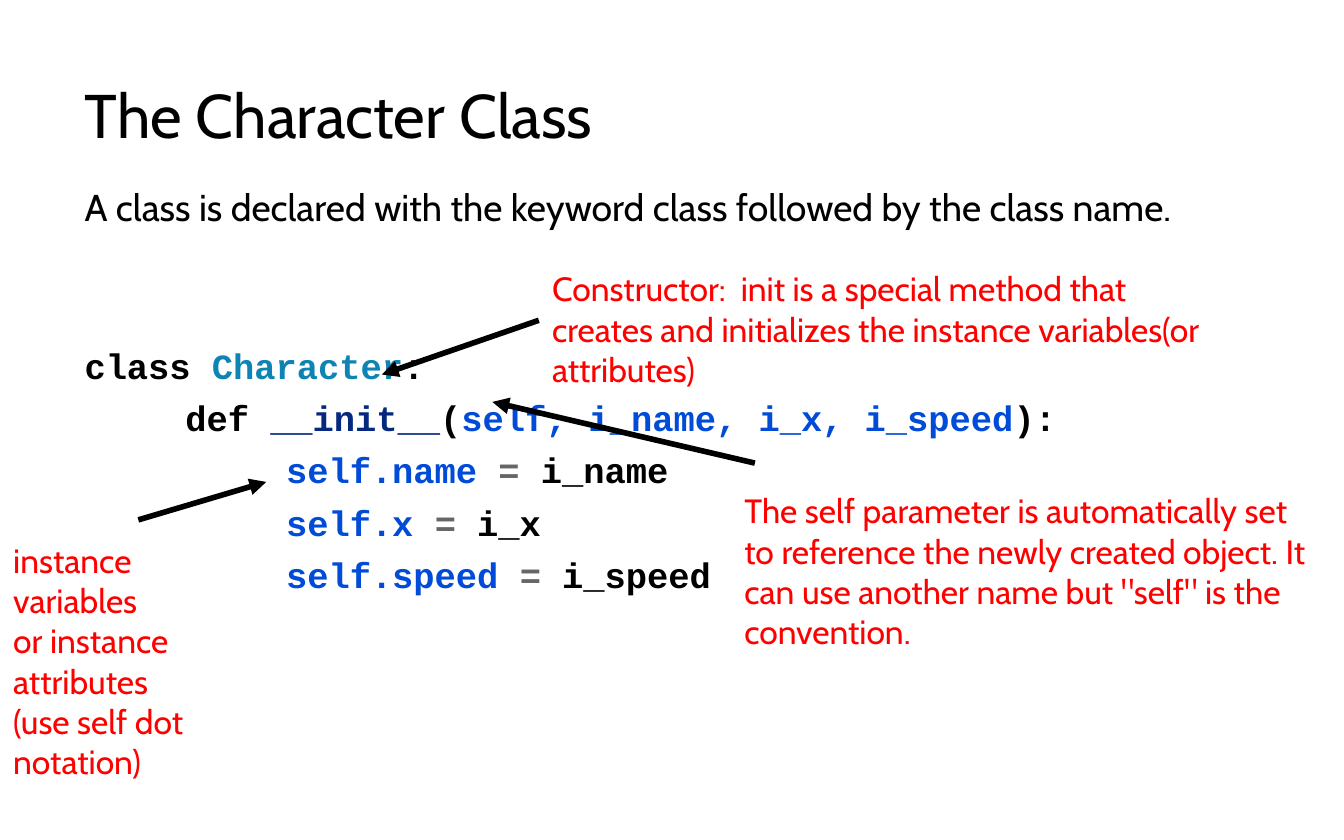
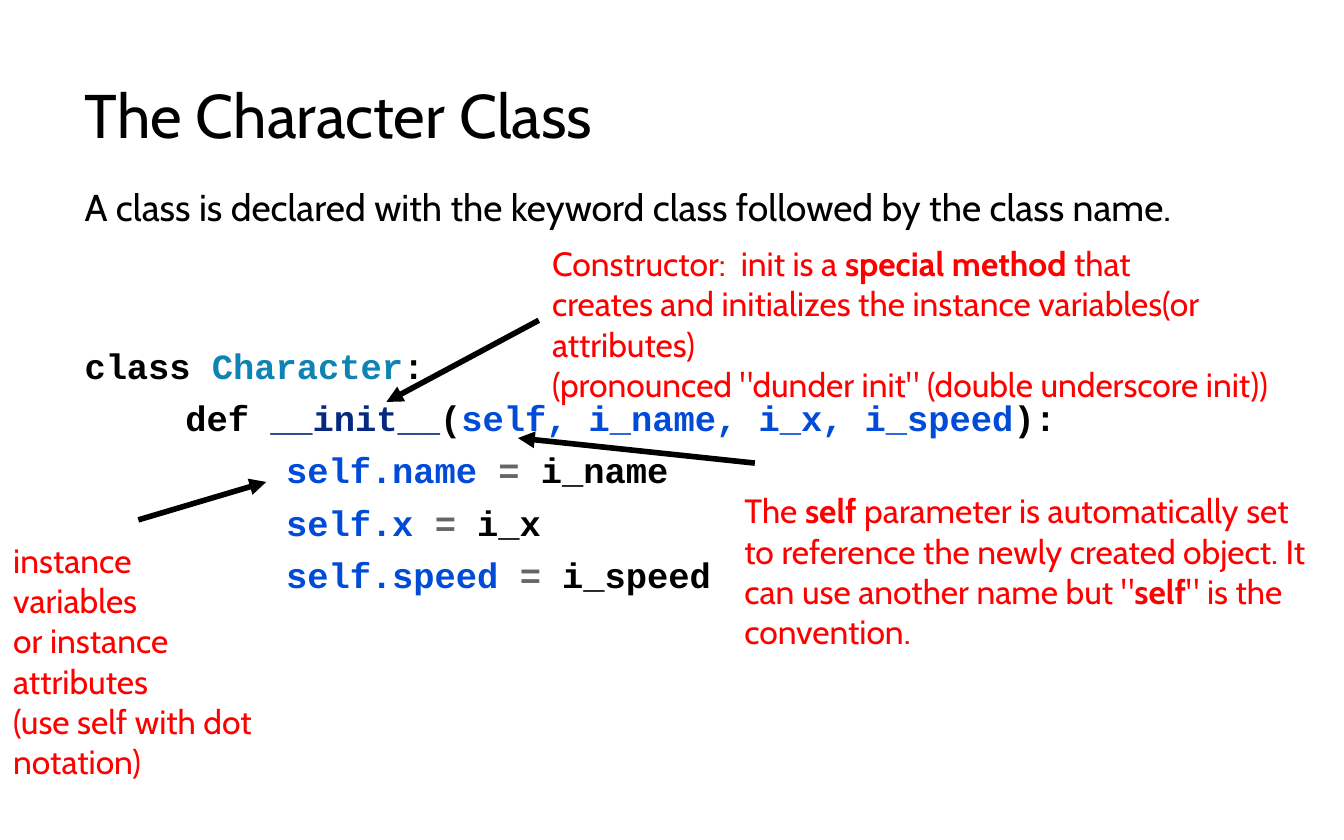
Before and after one commit to LongBaoNguyen/longbaonguyen.github.io, a slide deck: slide 10 of courses/apcsp/lect9.pptx (slide 9 before the commit). Drawn at 1344x840 pixels with LibreOffice and Linux fonts; fonts in the diff are those of the drawing. Boxes give left, top, right and bottom in pixels: in the first picture for what was removed or moved away, otherwise in the second. Text is boxed around its words. In the diff, an @@ line names an element or a change of style, - is before the commit and + after.

```diff
--- a/courses/apcsp/lect9.pptx
+++ b/courses/apcsp/lect9.pptx
@@ text "Constructor: init is a special ...": place and size @@
-text "Constructor: init is a special ..." at box(552, 275, 1199, 347)
+text "Constructor: init is a special ..." at box(552, 250, 1268, 405)
@@ text at box(552, 250, 1131, 284): bold on in "special method" @@
@@ arrow moved from (539, 320) - (382, 375) to (539, 320) - (387, 402) @@
@@ text at box(552, 371, 1268, 405): paragraph added @@
+(pronounced "dunder init" (double underscore init))
@@ arrow moved from (755, 464) - (492, 402) to (755, 464) - (517, 438) @@
@@ text "The self parameter is automatically ..." at box(744, 497, 1306, 645): bold on in "self", ""self"" @@
@@ text at box(13, 708, 251, 739): text changed @@
-(use self dot notation)
+(use self with dot notation)
```
Also in this commit, not shown: 4 other slides changed, 6 slides added, 6 other files.
